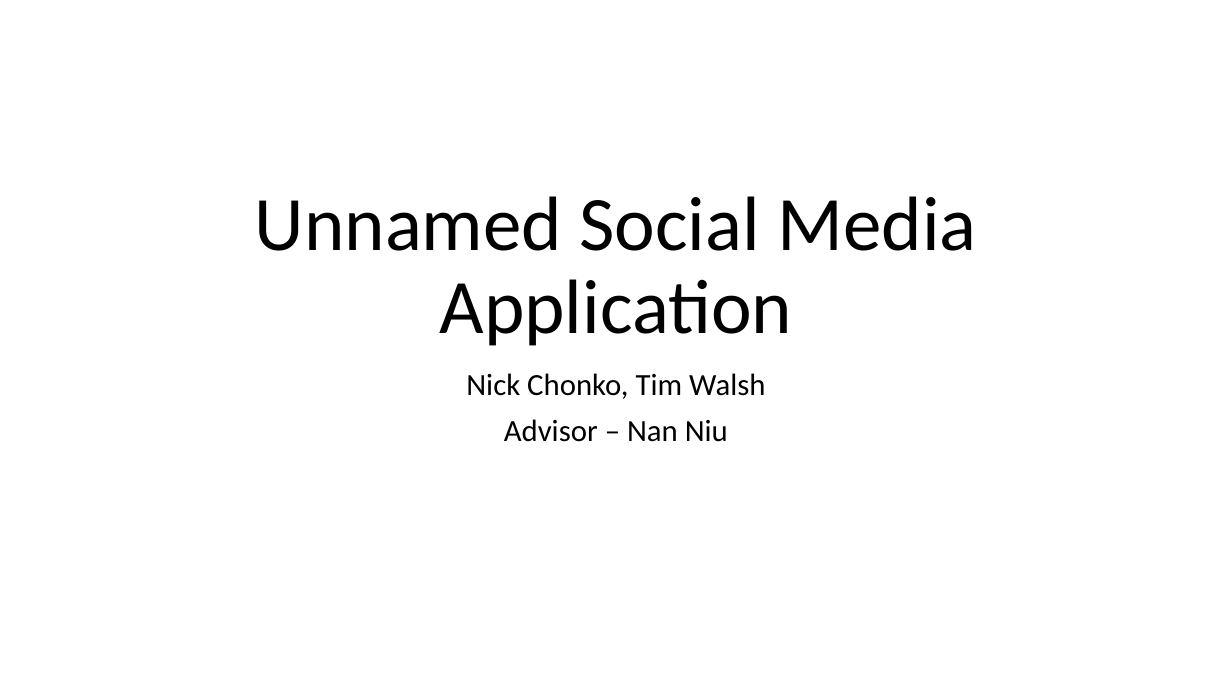
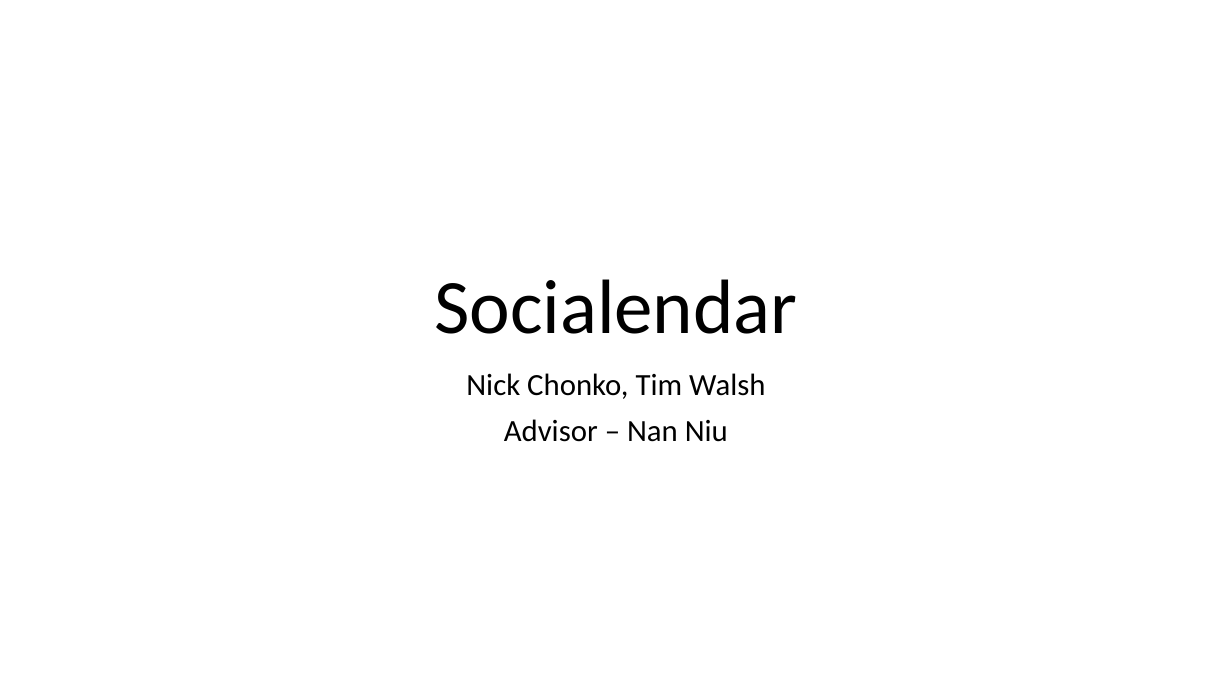
Before and after one commit to nicyapi/senior-design-projekt-master, a slide deck: slide 1 of ASSN_3.pptx. Drawn at 1232x693 pixels with LibreOffice and Linux fonts; fonts in the diff are those of the drawing. Boxes give left, top, right and bottom in pixels: in the first picture for what was removed or moved away, otherwise in the second. Text is boxed around its words. In the diff, an @@ line names an element or a change of style, - is before the commit and + after.

```diff
--- a/ASSN_3.pptx
+++ b/ASSN_3.pptx
@@ title at (434,279,797,334): text changed @@
-Unnamed Social Media Application
+Socialendar
```
Also in this commit, not shown: 3 other slides changed, 5 slides added, 6 slides removed.
